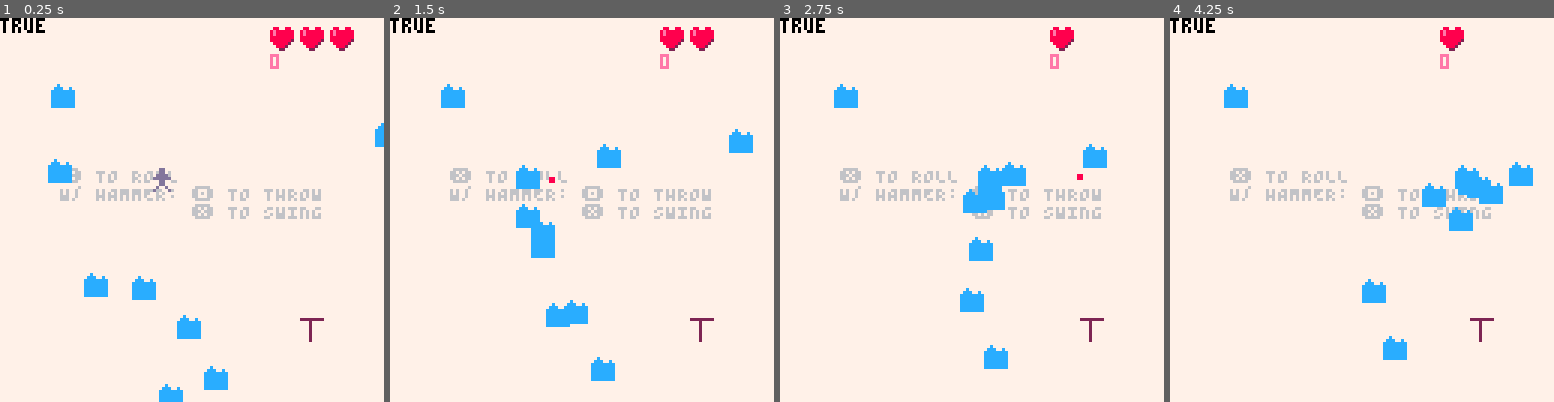
Above: before the commit, frames 1-4 (left to right).
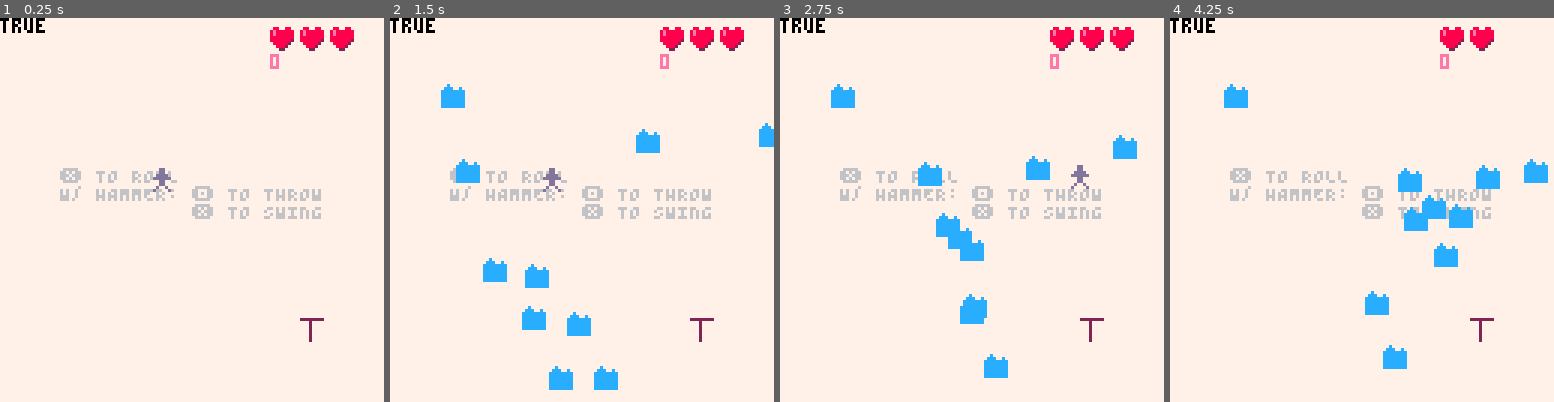
Above: after the commit, the same moments.

Repository: wsasaki01/icebreaker
Game: PICO-8 cartridge p1/icebreaker-p1.p8
Two runs of this game, one before a commit and one after it. Both use one fixed random seed, a clock stepped at 60 frames per second and the inputs below.
Inputs:
- Up to frame 1 (0.25 s): no input
- Up to frame 2 (1.5 s): tap X (X key) at 0.33, 1.07 s; tap O (Z key) at 0.7 s
- Up to frame 3 (2.75 s): hold Right 1.6-2.1 s; tap O (Z key) at 1.7, 2.1, 2.5 s; tap X (X key) at 1.85 s; hold Up 2.15-2.42 s; hold Right from 2.47 s (still down)
- Up to frame 4 (4.25 s): tap O (Z key) every 0.4 s from 2.9 to 4.1 s; tap X (X key) at 2.97, 4.08 s; release Right at 3.03 s; hold Left 3.08-3.58 s; hold Down 3.63-3.97 s; hold Right from 4.02 s (still down)

The runs differ from the first frame. In frame 1, 2.3% of the frame differs, in the area x 12-100%, y 17-100%; in frame 2, 5.4%, in the area x 17-100%, y 2-97%; in frame 3, 4.8%; in frame 4, 3.7%.

Commit message:
Enemy fade-in

Diff:
--- a/p1/main.lua
+++ b/p1/main.lua
@@ -193,8 +193,13 @@
         end
 
         for e in all(enemies) do
-            e:move()
-            e:die()
+            if e.spawn != 0 then
+                e.spawn -= 1
+            else
+                e.s = 2
+                e:move()
+                e:die()
+            end
         end
 
         p:sprite()
@@ -251,6 +256,8 @@
         x = flr(rnd(128)), xw = 8,
         y = flr(rnd(128)), yw = 8,
         speed = rnd(1)*0.8,
+        s = 7,
+        spawn = 30,
 
         move = function(self)
             local a = atan2(p.x-self.x, p.y-self.y)
@@ -259,7 +266,7 @@
         end,
 
         draw = function(self)
-            spr(2, self.x, self.y)
+            spr(self.s, self.x, self.y)
         end,
 
         die = function(self)
